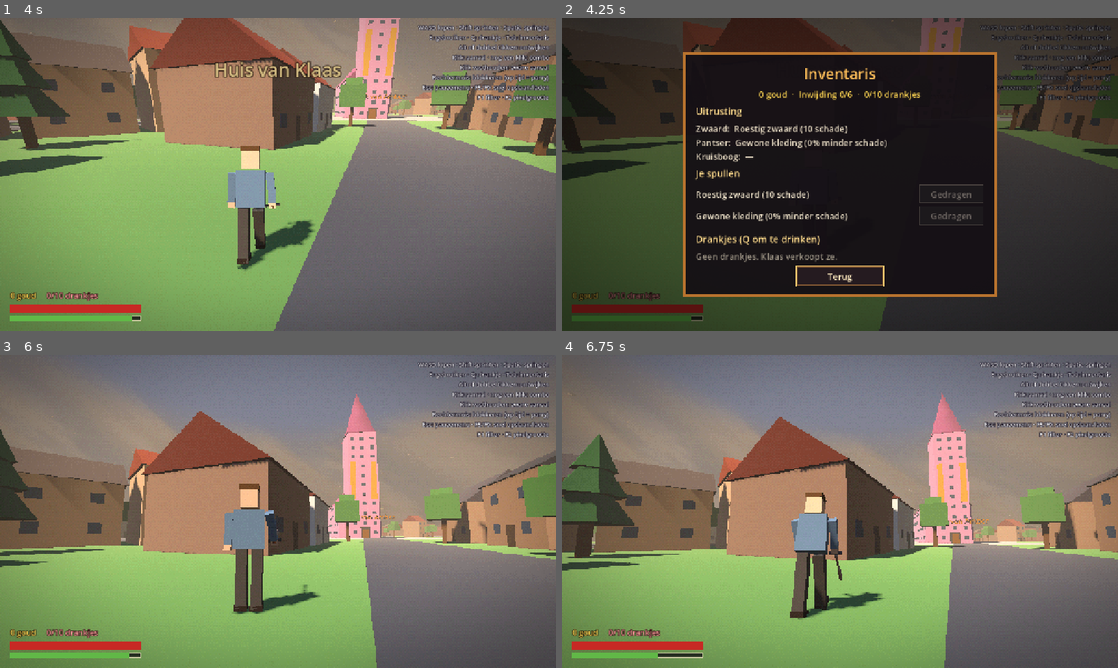
Above: before the commit, frames 1-4 (two rows, left to right).
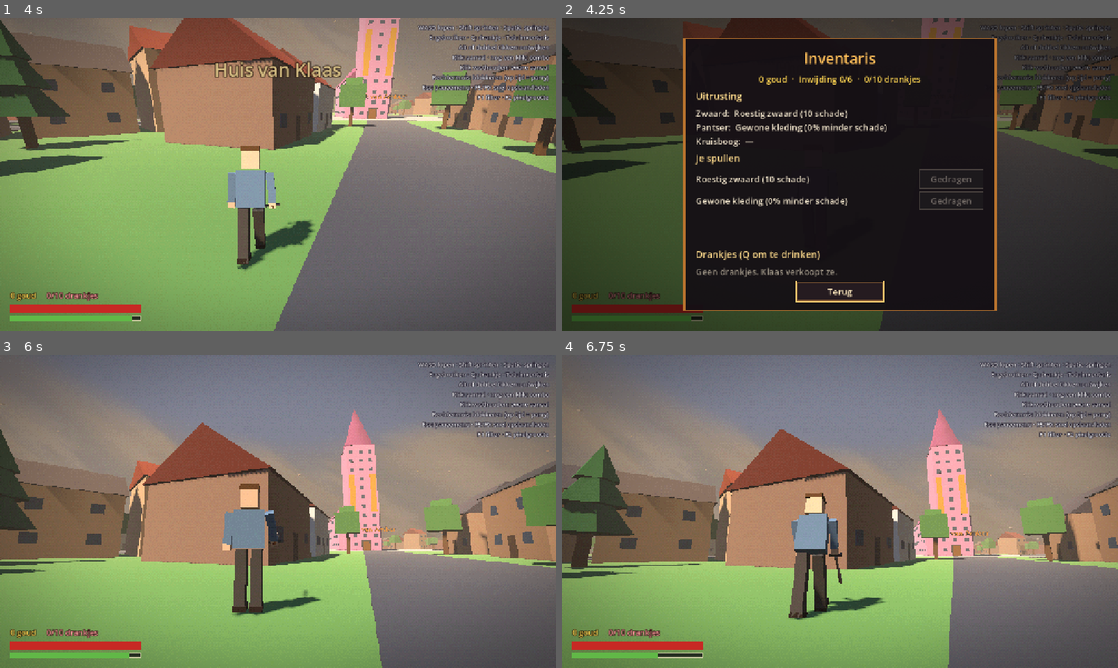
Above: after the commit, the same moments.

Repository: J0C0M/ElstTheGame
Game: Godot game, scene res://scenes/main/Main.tscn
Same seed, same stepped clock (60 frames per second), same inputs: the game is played once before the commit and once after it.
Inputs (mouse positions are in pixels of both pictures, inside the frame that each line leads up to):
- Up to frame 1 (4 s): move the mouse to (400, 158) at 0.52 s; press the mouse at (400, 158) at 0.53 s; hold D (move_right) 0.53-1.28 s; tap Space (jump) at 0.77, 1.52, 3.02, 3.77 s; move the mouse to (250, 174) at 1.27 s; release the mouse at (250, 174) at 1.28 s; hold W (move_forward) from 1.28 s (still down); right-click (250, 174) at 1.35 s; move the mouse to (289, 168) at 2.02 s; hold Alt (dodge) 2.03-2.78 s; move the mouse to (272, 180) at 2.77 s; tap E (interact) at 2.85 s; move the mouse to (316, 177) at 3.52 s; hold Shift (sprint) from 3.53 s (still down)
- Up to frame 2 (4.25 s): keep holding W (move_forward); keep holding Shift (sprint); tap Tab (inventory) at 4.15 s
- Up to frame 3 (6 s): release W (move_forward) at 4.25 s; release Shift (sprint) at 4.25 s; drag from (111, 464) to (194, 433) at 4.27 s; click "Terug" at 5 s; move the mouse to (283, 511) at 5.77 s; press the mouse at (283, 511) at 5.78 s; hold W (move_forward) from 5.78 s (still down)
- Up to frame 4 (6.75 s): move the mouse to (817, 505) at 6.52 s; release W (move_forward) at 6.53 s; release the mouse at (817, 505) at 6.53 s; hold D (move_right) from 6.53 s (still down); right-click (817, 505) at 6.6 s

Frame 1 is identical in both runs. In frame 2, 11% of the frame differs, in the area x 21-79%, y 6-94%; in frame 3, 14%; in frame 4, 15%, in the area x 0-100%, y 12-100%.

Commit message:
Give the camera room in Klaas' house and the gear list more height

Diff:
--- a/scenes/ui/InventoryMenu.tscn
+++ b/scenes/ui/InventoryMenu.tscn
@@ -67,6 +67,7 @@
 text = "Je spullen"
 
 [node name="Scroll" type="ScrollContainer" parent="Center/Panel/Content"]
+custom_minimum_size = Vector2(0, 170)
 layout_mode = 2
 size_flags_vertical = 3
 horizontal_scroll_mode = 0
--- a/scenes/world/interiors/KlaasHouse.tscn
+++ b/scenes/world/interiors/KlaasHouse.tscn
@@ -307,7 +307,7 @@
 door_color = Color(0.3, 0.18, 0.4, 1)
 
 [node name="Entrance" type="Marker3D" parent="." groups=["spawn_points"]]
-position = Vector3(0, 0, 4)
+position = Vector3(0, 0, 2.5)
 
 [node name="Player" parent="." instance=ExtResource("2_player")]
-position = Vector3(0, 0, 4)
+position = Vector3(0, 0, 2.5)
